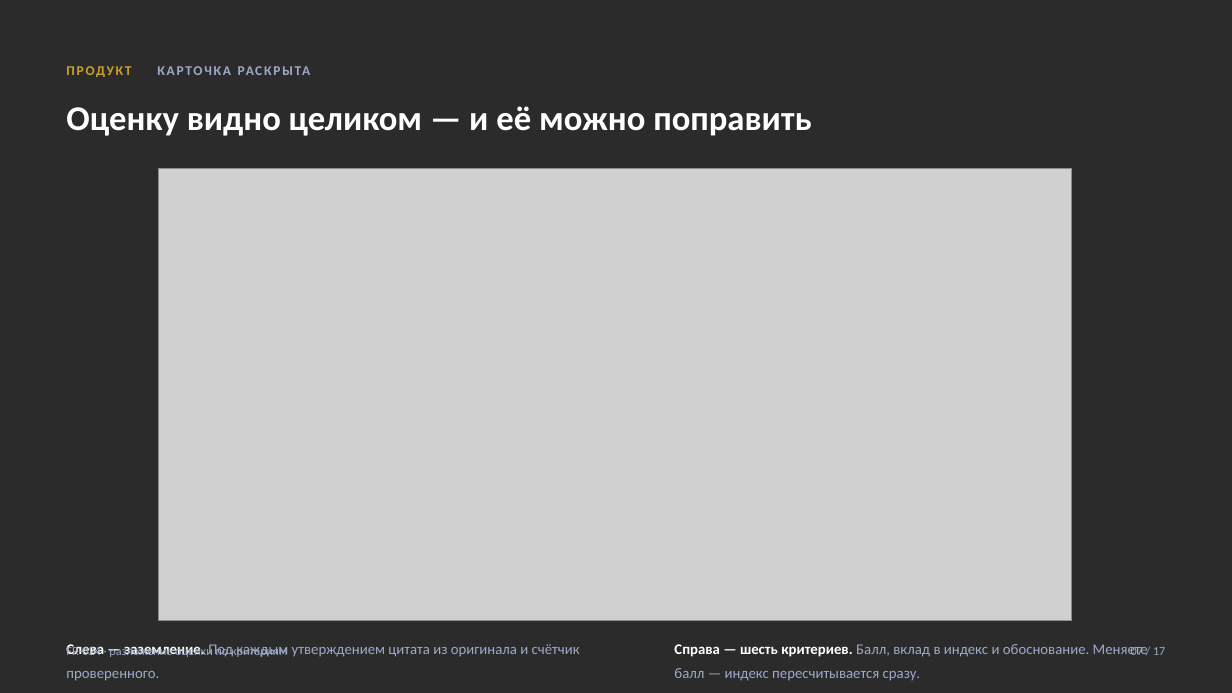
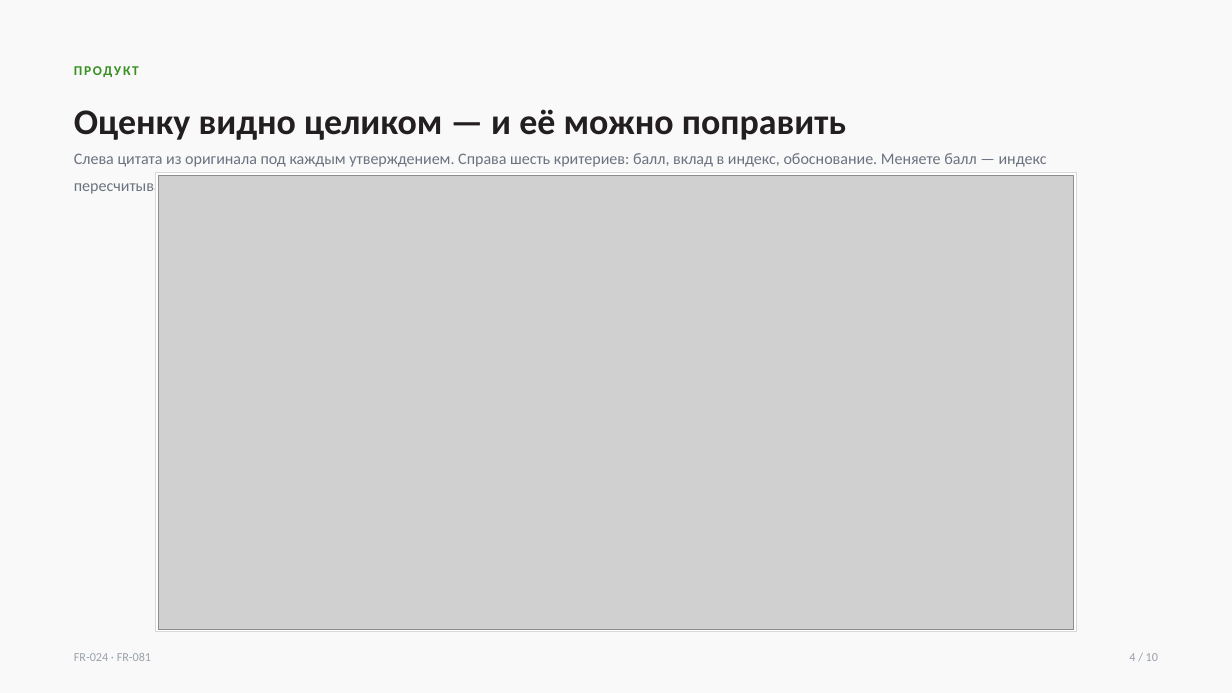
Before and after one commit to veceloe/ai-gpr-center-cifra, a slide deck: slide 5 of docs/product/build/presentation.pptx (slide 7 before the commit). Drawn at 1232x693 pixels with LibreOffice and Linux fonts; fonts in the diff are those of the drawing; grey boxes stand for pictures; background and template pictures are left out; a plain dark background stands for a picture behind light text. Boxes give left, top, right and bottom in pixels: in the first picture for what was removed or moved away, otherwise in the second. Text is boxed around its words. In the diff, an @@ line names an element or a change of style, - is before the commit and + after.

```diff
--- a/docs/product/build/presentation.pptx
+++ b/docs/product/build/presentation.pptx
@@ background picture (left out) to #FFFFFF @@
@@ rectangle added at bbox=[0, 0, 1232, 693], fill #F9F9F9 @@
@@ text at bbox=[74, 66, 139, 77]: text changed; text colour #9DAAC8 to #379123 @@
-ПРОДУКТ КАРТОЧКА РАСКРЫТА
+ПРОДУКТ
@@ text "Оценку видно целиком — и ...": place and size @@
-text "Оценку видно целиком — и ..." at bbox=[66, 106, 811, 136]
+text "Оценку видно целиком — и ..." at bbox=[74, 109, 846, 140]
@@ text "Оценку видно целиком — и ..." at bbox=[74, 109, 846, 140]: size 27 to 28 pt, text colour #FFFFFF to #231F20; line spacing 1.08 to 1.14 @@
@@ text at bbox=[74, 153, 1047, 196]: text changed; size 11.5 to 12.5 pt; text colour #9DAAC8 to #6B7280 @@
-Справа — шесть критериев. Балл, вклад в индекс и обоснование. Меняете балл — индекс пересчитывается сразу.
+Слева цитата из оригинала под каждым утверждением. Справа шесть критериев: балл, вклад в индекс, обоснование. Меняете балл — индекс пересчитывается сразу.
@@ rectangle added at bbox=[156, 173, 1077, 632], fill #FFFFFF, outline #D9D9D9 0.75 pt @@
@@ picture: place and size @@
-picture at bbox=[159, 168, 1072, 621]
+picture at bbox=[159, 176, 1074, 629]
@@ text removed at bbox=[66, 644, 580, 681] @@
-Слева — заземление. Под каждым утверждением цитата из оригинала и счётчик проверенного.
@@ text at bbox=[74, 653, 151, 661]: text changed; text colour #9DAAC8 to #9AA1AB @@
-FR-024 · разложение оценки по критериям
+FR-024 · FR-081
@@ text added at bbox=[1129, 653, 1158, 661], 9.5 pt, text #9AA1AB @@
+4 / 10
@@ text removed at bbox=[1131, 647, 1165, 655] @@
-07 / 17
```
Also in this commit, not shown: 3 other slides changed, 6 slides added, 13 slides removed, 4 other files.
